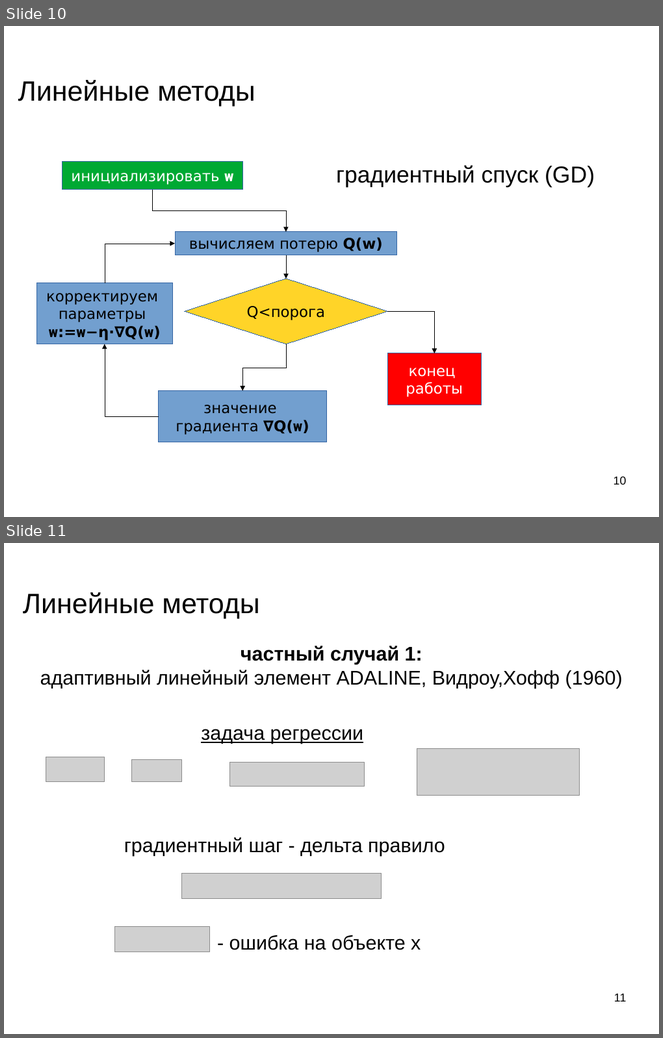
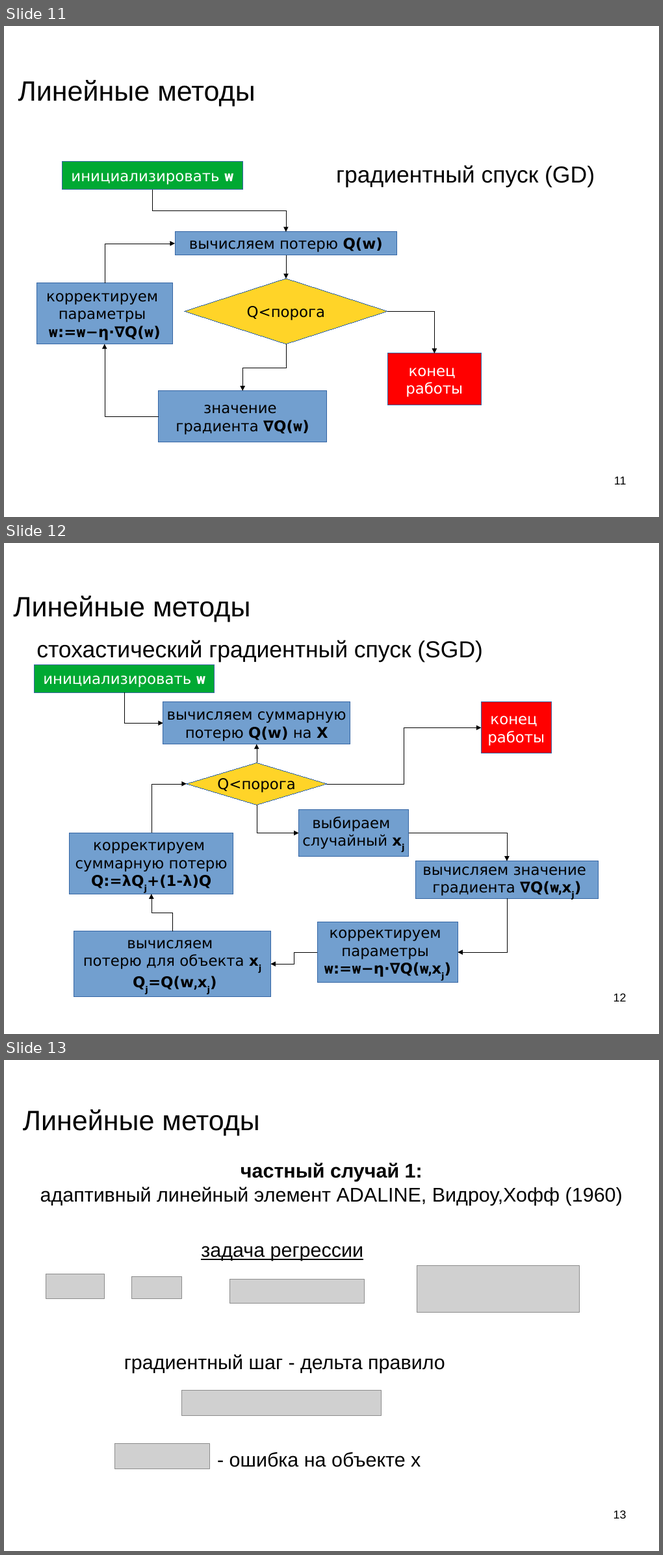
Before and after one commit to mechanoid5/ml_lectorium_legacy, a slide deck: 09-linear.odp. Shown one above the other, each under a label of ours: slides 10 and 11 before the commit, slides 11, 12 and 13 after it. The pictures are 663x1038 and 663x1555 pixels, drawn with LibreOffice and Linux fonts; fonts in the diff are those of the drawing; grey boxes stand for pictures; background and template pictures are left out. Boxes give left, top, right and bottom in pixels: in the first picture for what was removed or moved away, otherwise in the second. Text is boxed around its words. In the diff, an @@ line names an element or a change of style, - is before the commit and + after.

```diff
--- a/09-linear.odp
+++ b/09-linear.odp
@@ slide 12 added at (x1=4, y1=543, x2=659, y2=1034), background picture (left out) @@
@@ title added at (x1=13, y1=596, x2=250, y2=622), 33.9 pt, text #000000 @@
+Линейные методы
@@ title added at (x1=36, y1=640, x2=483, y2=662), 28 pt, text #000000 @@
+стохастический градиентный спуск (SGD)
@@ rectangle added at (x1=35, y1=665, x2=215, y2=693), fill #00A933, outline #3465A4 0 pt, 18 pt, text #FFFFFF @@
+инициализировать w
@@ elbow arrow added from (125, 693) to (163, 723), #000000 0 pt @@
@@ rectangle added at (x1=163, y1=702, x2=350, y2=745), fill #729FCF, outline #3465A4 0 pt, 18 pt, text #000000 @@
+вычисляем суммарную
+потерю Q(w) на X
@@ rectangle added at (x1=482, y1=702, x2=551, y2=754), fill #FF0000, outline #3465A4 0 pt, 18 pt, text #FFFFFF @@
+конец
+работы
@@ elbow arrow added from (327, 784) to (482, 728), #000000 0 pt @@
@@ elbow arrow added from (257, 763) to (257, 745), #000000 0 pt @@
@@ diamond added at (x1=187, y1=763, x2=327, y2=805), fill #FFD428, outline #3465A4 0 pt, 18 pt, text #000000 @@
+Q<порога
@@ elbow arrow added from (152, 833) to (187, 784), #000000 0 pt @@
@@ elbow arrow added from (257, 805) to (299, 833), #000000 0 pt @@
@@ rectangle added at (x1=299, y1=810, x2=409, y2=857), fill #729FCF, outline #3465A4 0 pt, 18 pt, text #000000 @@
+выбираем
+случайный xj
@@ rectangle added at (x1=70, y1=833, x2=233, y2=895), fill #729FCF, outline #3465A4 0 pt, 18 pt, text #000000 @@
+корректируем
+суммарную потерю
+Q:=λQj+(1-λ)Q
@@ elbow arrow added from (409, 833) to (507, 861), #000000 0 pt @@
@@ rectangle added at (x1=416, y1=861, x2=599, y2=899), fill #729FCF, outline #3465A4 0 pt, 18 pt, text #000000 @@
+вычисляем значение
+градиента ∇Q(w,xj)
@@ elbow arrow added from (173, 932) to (152, 895), #000000 0 pt @@
@@ elbow arrow added from (507, 899) to (458, 953), #000000 0 pt @@
@@ rectangle added at (x1=74, y1=932, x2=271, y2=997), fill #729FCF, outline #3465A4 0 pt, 18 pt, text #000000 @@
+вычисляем
+потерю для объекта xj
+Qj=Q(w,xj)
@@ rectangle added at (x1=318, y1=923, x2=458, y2=983), fill #729FCF, outline #3465A4 0 pt, 18 pt, text #000000 @@
+корректируем
+параметры
+w:=w−η⋅∇Q(w,xj)
@@ elbow arrow added from (318, 953) to (271, 965), #000000 0 pt @@
@@ page number added at (x1=614, y1=993, x2=627, y2=1002), 14 pt, text #000000 @@
+12
@@ what was slide 10 is now slide 11 @@
@@ page number at (x1=614, y1=476, x2=626, y2=485): text changed @@
-10
+11
@@ what was slide 11 is now slide 13 @@
@@ page number at (x1=614, y1=1510, x2=627, y2=1519): text changed @@
-11
+13
```
Also in this commit, not shown: 5 slides changed, 3 other slides added, 2 slides removed, 5 other files.
